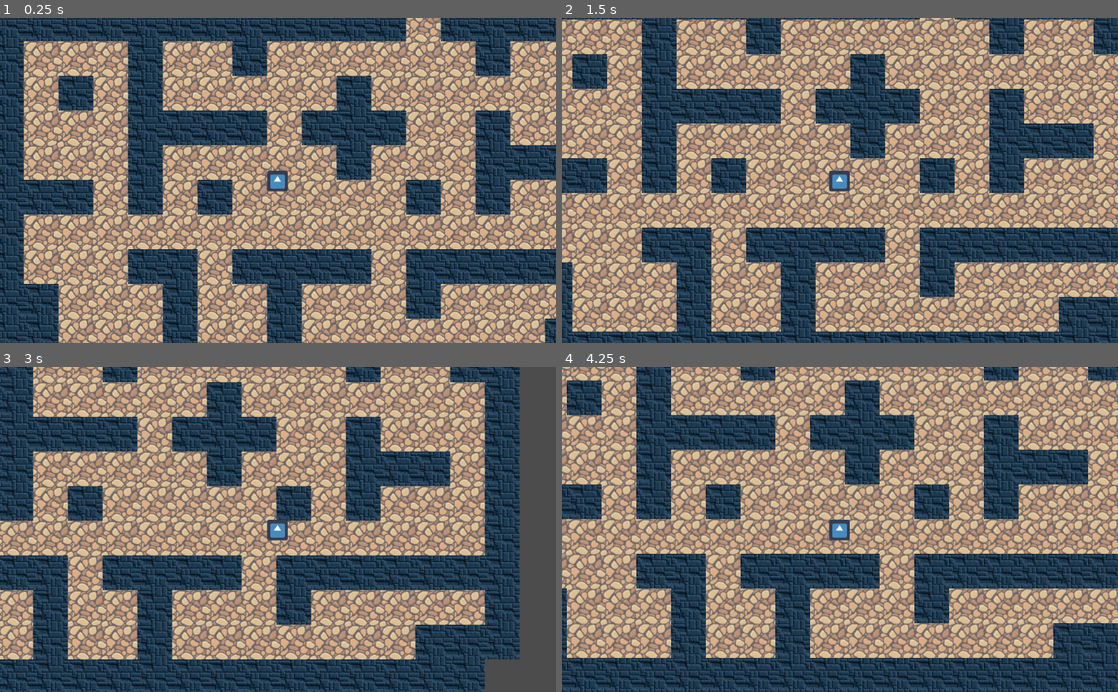
Above: before the commit, frames 1-4 (two rows, left to right).
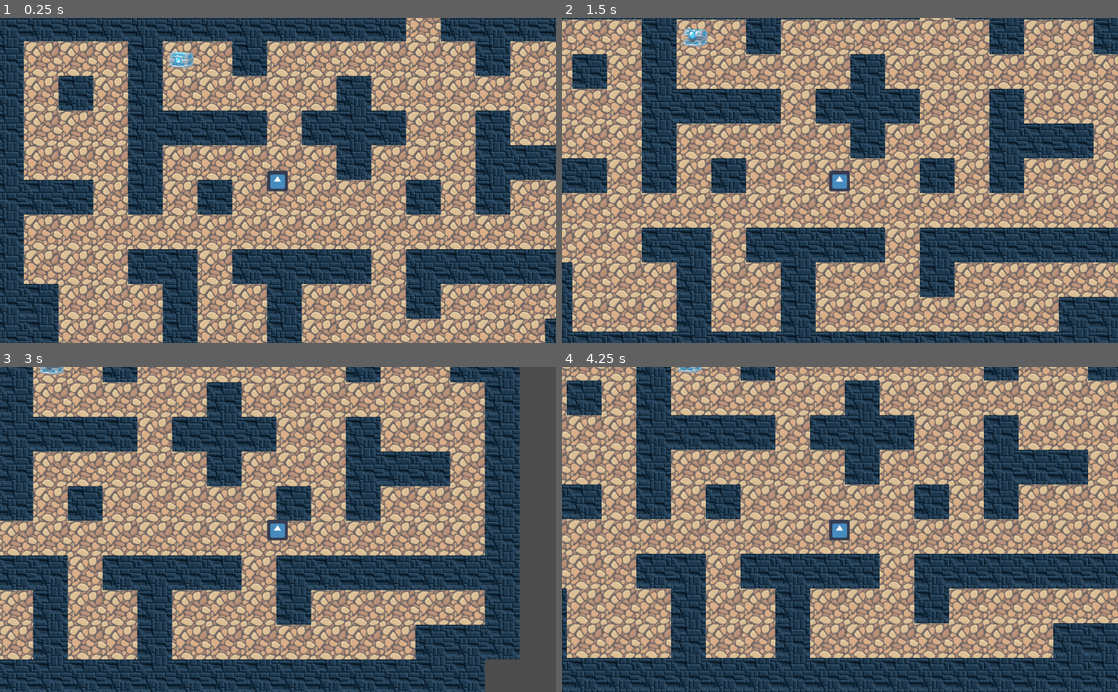
Above: after the commit, the same moments.

Repository: Naorah/minos
Game: Godot game, scene res://Jeu.tscn
Same seed, same stepped clock (60 frames per second), same inputs: the game is played once before the commit and once after it. The engine's default icon, where the game draws it, is replaced by a stand-in: a white triangle on a blue panel in a dark square.
Inputs:
- Up to frame 1 (0.25 s): no input
- Up to frame 2 (1.5 s): tap Enter at 0.5 s; hold Right (ui_right) 0.53-1.28 s; hold E (ui_interract, bound only after the commit) 0.53-1.28 s; hold Down (ui_down) from 1.28 s (still down); tap E (ui_interract, bound only after the commit) at 1.35 s
- Up to frame 3 (3 s): release Down (ui_down) at 2.03 s; hold Right (ui_right) 2.03-2.78 s; hold E (ui_interract, bound only after the commit) 2.03-2.78 s; hold Up (ui_up) from 2.78 s (still down); tap E (ui_interract, bound only after the commit) at 2.85 s
- Up to frame 4 (4.25 s): tap Space at 3.5 s; release Up (ui_up) at 3.53 s; hold Left (ui_left) from 3.53 s (still down); hold E (ui_interract, bound only after the commit) from 3.53 s (still down)

The runs differ from the first frame. In frame 1, 0.2% of the frame differs, in the area x 30-35%, y 10-16%; in frame 2, 0.2%, in the area x 21-27%, y 3-9%; in frame 3, less than 0.1%; in frame 4, less than 0.1%.

Commit message:
add chests

Diff:
--- a/Entity/player.gd
+++ b/Entity/player.gd
@@ -1,9 +1,11 @@
 extends KinematicBody2D
 
+signal chest_opened
+
 var velocity = 200
-
 var life
 var max_life = 20
+var in_chest_zone = false
 
 var inventory = {}
 
@@ -24,7 +26,17 @@
 		direction = Vector2.RIGHT
 	if Input.is_action_pressed("ui_left"):
 		direction = Vector2.LEFT
+	if Input.is_action_pressed("ui_interract") and in_chest_zone == true:
+		emit_signal("chest_opened")
 	move_and_collide(direction * velocity * delta)
 
 func _physics_process(delta):
 	get_input(delta)
+
+func _on_Area2D_body_entered(body):
+	in_chest_zone = true
+	print("entered chest zone")
+
+func _on_Area2D_body_exited(body):
+	in_chest_zone = false
+	print("exit chest zone")
--- a/Jeu.tscn
+++ b/Jeu.tscn
@@ -1,9 +1,12 @@
-[gd_scene load_steps=8 format=2]
+[gd_scene load_steps=12 format=2]
 
 [ext_resource path="res://Entity/player.gd" type="Script" id=1]
 [ext_resource path="res://icon.png" type="Texture" id=2]
 [ext_resource path="res://Assets/Tile.png" type="Texture" id=3]
 [ext_resource path="res://Assets/ground.png" type="Texture" id=4]
+[ext_resource path="res://Assets/chest/closed.png" type="Texture" id=6]
+[ext_resource path="res://chest.gd" type="Script" id=7]
+[ext_resource path="res://Assets/chest/opened.png" type="Texture" id=8]
 
 [sub_resource type="RectangleShape2D" id=4]
 extents = Vector2( 19.25, 19.25 )
@@ -48,6 +51,9 @@
 } ]
 1/z_index = 0
 
+[sub_resource type="CircleShape2D" id=7]
+radius = 33.0151
+
 [node name="Scene" type="Node2D"]
 
 [node name="KinematicBody2D" type="KinematicBody2D" parent="."]
@@ -73,3 +79,52 @@
 collision_friction = 0.5
 format = 1
 tile_data = PoolIntArray( -393215, 1, 0, -393214, 1, 0, -393213, 1, 0, -393212, 1, 0, -393211, 1, 0, -393210, 1, 0, -39 …(3091 unchanged characters)…
+
+[node name="chest2" type="StaticBody2D" parent="."]
+position = Vector2( 160, -287 )
+script = ExtResource( 7 )
+
+[node name="Area2D" type="Area2D" parent="chest2"]
+
+[node name="CollisionShape2D" type="CollisionShape2D" parent="chest2/Area2D"]
+position = Vector2( 0, 1 )
+shape = SubResource( 7 )
+
+[node name="opened" type="Sprite" parent="chest2"]
+visible = false
+position = Vector2( 0.499999, -1 )
+scale = Vector2( 0.268571, 0.263566 )
+texture = ExtResource( 8 )
+
+[node name="closed" type="Sprite" parent="chest2"]
+position = Vector2( 0, -1.52588e-05 )
+scale = Vector2( 0.27193, 0.27193 )
+texture = ExtResource( 6 )
+
+[node name="chest" type="StaticBody2D" parent="."]
+position = Vector2( -30, -94 )
+script = ExtResource( 7 )
+
+[node name="Area2D" type="Area2D" parent="chest"]
+
+[node name="CollisionShape2D" type="CollisionShape2D" parent="chest/Area2D"]
+position = Vector2( 0, 1 )
+shape = SubResource( 7 )
+
+[node name="opened" type="Sprite" parent="chest"]
+visible = false
+position = Vector2( 0.499999, -1 )
+scale = Vector2( 0.268571, 0.263566 )
+texture = ExtResource( 8 )
+
+[node name="closed" type="Sprite" parent="chest"]
+position = Vector2( 0, -1.52588e-05 )
+scale = Vector2( 0.27193, 0.27193 )
+texture = ExtResource( 6 )
+
+[connection signal="chest_opened" from="KinematicBody2D" to="chest" method="_on_KinematicBody2D_chest_opened"]
+[connection signal="chest_opened" from="KinematicBody2D" to="chest2" method="_on_KinematicBody2D_chest_opened"]
+[connection signal="body_entered" from="chest2/Area2D" to="KinematicBody2D" method="_on_Area2D_body_entered"]
+[connection signal="body_exited" from="chest2/Area2D" to="KinematicBody2D" method="_on_Area2D_body_exited"]
+[connection signal="body_entered" from="chest/Area2D" to="KinematicBody2D" method="_on_Area2D_body_entered"]
+[connection signal="body_exited" from="chest/Area2D" to="KinematicBody2D" method="_on_Area2D_body_exited"]
--- /dev/null
+++ b/Objects/chest.gd
@@ -0,0 +1,9 @@
+extends StaticBody2D
+
+func _ready():
+	$opened.visible = false
+	$closed.visible = true
+
+func _on_KinematicBody2D_chest_opened():
+	$opened.visible = true
+	$closed.visible = false
--- /dev/null
+++ b/Objects/chest.tscn
@@ -0,0 +1,28 @@
+[gd_scene load_steps=5 format=2]
+
+[ext_resource path="res://Objects/chest.gd" type="Script" id=1]
+[ext_resource path="res://Assets/chest/closed.png" type="Texture" id=2]
+[ext_resource path="res://Assets/chest/opened.png" type="Texture" id=3]
+
+[sub_resource type="CircleShape2D" id=1]
+radius = 33.0151
+
+[node name="chest" type="StaticBody2D"]
+script = ExtResource( 1 )
+
+[node name="Area2D" type="Area2D" parent="."]
+
+[node name="CollisionShape2D" type="CollisionShape2D" parent="Area2D"]
+position = Vector2( 0, 1 )
+shape = SubResource( 1 )
+
+[node name="opened" type="Sprite" parent="."]
+visible = false
+position = Vector2( 0.499999, -1 )
+scale = Vector2( 0.268571, 0.263566 )
+texture = ExtResource( 3 )
+
+[node name="closed" type="Sprite" parent="."]
+position = Vector2( 0, -1.52588e-05 )
+scale = Vector2( 0.27193, 0.27193 )
+texture = ExtResource( 2 )
--- /dev/null
+++ b/chest.gd
@@ -0,0 +1,16 @@
+extends StaticBody2D
+
+
+# Declare member variables here. Examples:
+# var a = 2
+# var b = "text"
+
+
+# Called when the node enters the scene tree for the first time.
+func _ready():
+	$opened.visible = false
+	$closed.visible = true
+
+func _on_KinematicBody2D_chest_opened():
+	$opened.visible = true
+	$closed.visible = false
--- a/project.godot
+++ b/project.godot
@@ -18,6 +18,42 @@
 
 common/drop_mouse_on_gui_input_disabled=true
 
+[input]
+
+ui_left={
+"deadzone": 0.5,
+"events": [ Object(InputEventKey,"resource_local_to_scene":false,"resource_name":"","device":0,"alt":false,"shift":false,"control":false,"meta":false,"command":false,"pressed":false,"scancode":16777231,"physical_scancode":0,"unicode":0,"echo":false,"script":null)
+, Object(InputEventJoypadButton,"resource_local_to_scene":false,"resource_name":"","device":0,"button_index":14,"pressure":0.0,"pressed":false,"script":null)
+, Object(InputEventKey,"resource_local_to_scene":false,"resource_name":"","device":0,"alt":false,"shift":false,"control":false,"meta":false,"command":false,"pressed":false,"scancode":0,"physical_scancode":65,"unicode":0,"echo":false,"script":null)
+ ]
+}
+ui_right={
+"deadzone": 0.5,
+"events": [ Object(InputEventKey,"resource_local_to_scene":false,"resource_name":"","device":0,"alt":false,"shift":false,"control":false,"meta":false,"command":false,"pressed":false,"scancode":16777233,"physical_scancode":0,"unicode":0,"echo":false,"script":null)
+, Object(InputEventJoypadButton,"resource_local_to_scene":false,"resource_name":"","device":0,"button_index":15,"pressure":0.0,"pressed":false,"script":null)
+, Object(InputEventKey,"resource_local_to_scene":false,"resource_name":"","device":0,"alt":false,"shift":false,"control":false,"meta":false,"command":false,"pressed":false,"scancode":0,"physical_scancode":68,"unicode":0,"echo":false,"script":null)
+ ]
+}
+ui_up={
+"deadzone": 0.5,
+"events": [ Object(InputEventKey,"resource_local_to_scene":false,"resource_name":"","device":0,"alt":false,"shift":false,"control":false,"meta":false,"command":false,"pressed":false,"scancode":16777232,"physical_scancode":0,"unicode":0,"echo":false,"script":null)
+, Object(InputEventJoypadButton,"resource_local_to_scene":false,"resource_name":"","device":0,"button_index":12,"pressure":0.0,"pressed":false,"script":null)
+, Object(InputEventKey,"resource_local_to_scene":false,"resource_name":"","device":0,"alt":false,"shift":false,"control":false,"meta":false,"command":false,"pressed":false,"scancode":0,"physical_scancode":87,"unicode":0,"echo":false,"script":null)
+ ]
+}
+ui_down={
+"deadzone": 0.5,
+"events": [ Object(InputEventKey,"resource_local_to_scene":false,"resource_name":"","device":0,"alt":false,"shift":false,"control":false,"meta":false,"command":false,"pressed":false,"scancode":16777234,"physical_scancode":0,"unicode":0,"echo":false,"script":null)
+, Object(InputEventJoypadButton,"resource_local_to_scene":false,"resource_name":"","device":0,"button_index":13,"pressure":0.0,"pressed":false,"script":null)
+, Object(InputEventKey,"resource_local_to_scene":false,"resource_name":"","device":0,"alt":false,"shift":false,"control":false,"meta":false,"command":false,"pressed":false,"scancode":0,"physical_scancode":83,"unicode":0,"echo":false,"script":null)
+ ]
+}
+ui_interract={
+"deadzone": 0.5,
+"events": [ Object(InputEventKey,"resource_local_to_scene":false,"resource_name":"","device":0,"alt":false,"shift":false,"control":false,"meta":false,"command":false,"pressed":false,"scancode":0,"physical_scancode":69,"unicode":0,"echo":false,"script":null)
+ ]
+}
+
 [physics]
 
 common/enable_pause_aware_picking=true
Binary file added: Assets/chest/closed.png
Not shown, added: Assets/chest/closed.png.import
Binary file added: Assets/chest/opened.png
Not shown, added: Assets/chest/opened.png.import
Not shown, removed: .gitignore
